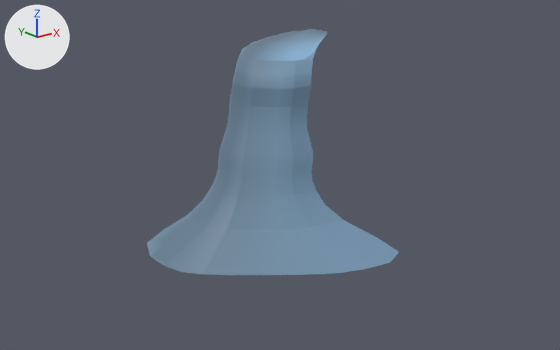
The FBX model OperationCoffeeShop/Assets/Art and Design/Models/brandons/LargeWaterfall.fbx: old version first, new version second.
One viewpoint serves both versions: a 50 mm camera at (-29.0, -665.0, 383.0) aimed at (541.0, 48.0, 98.0). Arrows for +X, +Y and +Z are at upper left; the lights stay in place. Where no turn or scale is listed for an object, it has been applied to the vertices.

The older version as bpy lines, for what is in view:
```python
me_mesh_005 = bpy.data.meshes.new('Mesh.005')
me_mesh_005.from_pydata(...)  # 299 vertices, 264 faces; spans x -276.0..113.0, y -247.0..97.0, z -240.0..15.0
me_mesh_005.materials.append(mat_water_001)
ob_large_waterfall = bpy.data.objects.new('large_waterfall', me_mesh_005)
ob_large_waterfall.location = (695.4, 203.7, 222.2)
```
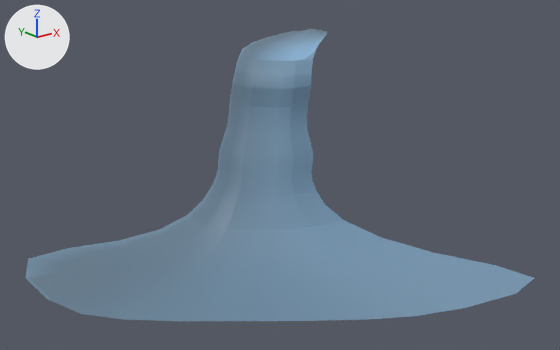
Pixel boxes (x1, y1, x2, y2) of what changed, in the pictures (560 x 350 px):
'large_waterfall', reshaped (101% wider, 19% taller): before (147, 29, 399, 275); after (26, 29, 534, 321)
part 1 of me_mesh_005, built on: before (147, 218, 399, 275); after (26, 218, 534, 321)

Edits to the bpy script that builds the scene:
```text
Change me_mesh_005:
    used by ob_large_waterfall; location = (695.4, 203.7, 222.2)
    remove me_mesh_005.from_pydata(...)  # 299 vertices, 264 faces; spans x -276.0..113.0, y -247.0..97.0, z -240.0..15.0
    add me_mesh_005.from_pydata(...)  # 325 vertices, 288 faces; spans x -427.0..113.0, y -397.0..97.0, z -241.0..15.0
    me_mesh_005 part 1
    13 vertices are removed from x -276.0..-25.0, y -247.0..-10.0, z -240.0..-233.0
    12 faces are deleted
    4 vertices in x -166.0..-104.0, y -202.0..-168.0, z -218.0 move by (-1.0, -1.0, 1.0)
    9 vertices move from x -244.0..-39.0, y -213.0..-16.0, z -218.0..-217.0 to x -246.0..-35.0, y -217.0..-12.0, z -217.0
    39 vertices are added at x -427.0..59.0, y -397.0..57.0, z -241.0..-233.0
    36 new faces join them
```
